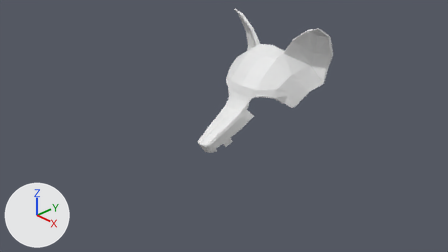
An edit to the Blender file fox.blend, drawn before and after from the same camera.
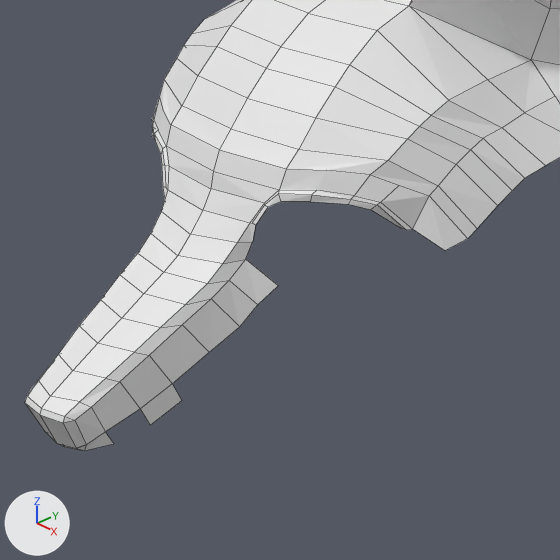
Old and new are each drawn from the file's camera 'Camera' and again close up on the part from 43% to 71% of the width and 21% to 70% of the height. Every picture has the same lights, and +X, +Y and +Z are marked at lower left. The close-ups show mesh edges as thin lines.
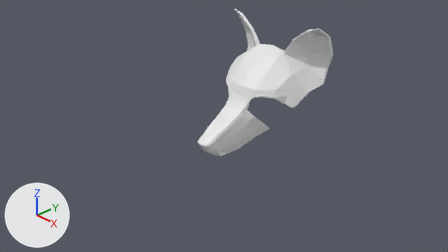
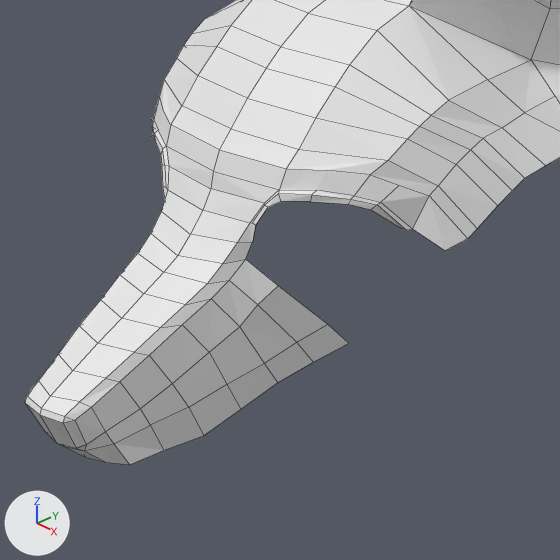
Commit message: Worked on muzzle

What differs and where, as boxes [x1, y1, x2, y2] in the close-ups (560 x 560 px):
'Plane', reshaped: before [25, 0, 560, 451]; after [25, 0, 560, 465]
part 1 of me_plane, built on: before [141, 384, 182, 425]; after [66, 286, 348, 465]

Edits to the bpy script that builds the scene:
```text
Change me_plane:
    used by ob_plane; location = (0.169, 0.0, 1.771); rotation_euler = (1.571, 0.0, 0.0), in degrees (90, 0, 0); scale = (0.204, 0.131, 0.131)
    remove me_plane.from_pydata(...)  # 137 vertices, 97 faces, 8 loose edges; spans x -0.8..6.1, y -15.5..5.6, z -20.5..1.4
    add me_plane.from_pydata(...)  # 151 vertices, 110 faces, 10 loose edges; spans x -0.8..6.1, y -16.6..5.6, z -20.5..1.4
    me_plane part 1
    1 vertex is removed from x 0.6, y -14.1, z -4.2
    1 face is deleted
    15 vertices are added at x -0.8..1.3, y -16.6..-12.8, z -13.4..-1.0
    2 loose edges are added
    14 new faces join them
```
